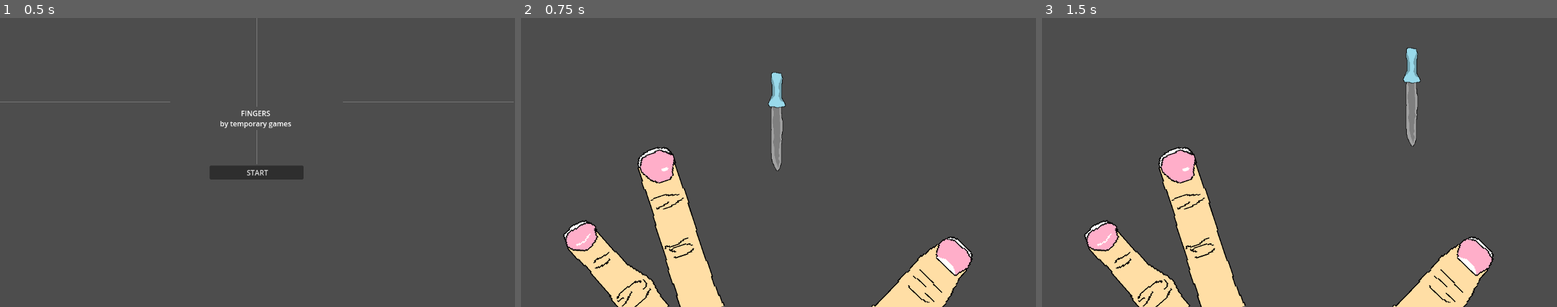
Above: before the commit, frames 1-3 (left to right).
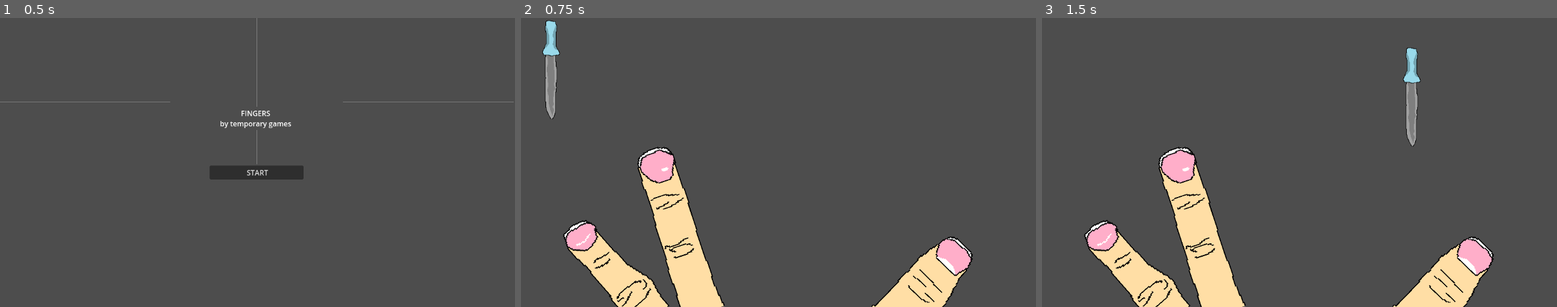
Above: after the commit, the same moments.

Repository: liamebre/fingers
Game: Godot game, scene res://scenes/main.tscn
The game is run twice, just before and just after one commit, with the same random seed, the same clock (stepped at 60 frames per second) and the same inputs.
Inputs (mouse positions are in pixels of both pictures, inside the frame that each line leads up to):
- Up to frame 1 (0.5 s): no input
- Up to frame 2 (0.75 s): click "START" at 0.5 s
- Up to frame 3 (1.5 s): tap Enter at 1.25 s; move the mouse to (1412, 148) at 1.27 s; click (1412, 148) at 1.35 s

Frame 1 is identical in both runs. In frame 2, 1.4% of the frame differs, in the area x 4-52%, y 0-54%; in frame 3, nothing differs.

Commit message:
update
fixing a bug with the start menu that causes fingers t disappear before the game starts but i didn't fix it yet. i think it has to do with pausing the scene tree but right now its pausing any soloution aswell

Diff:
--- a/scenes/main.tscn
+++ b/scenes/main.tscn
@@ -9,6 +9,7 @@
 script = ExtResource("1_o5qli")
 
 [node name="start" parent="." instance=ExtResource("2_jyhfs")]
+process_mode = 3
 
 [node name="fingers" parent="." instance=ExtResource("2_0wfyh")]
 visible = false
@@ -17,6 +18,6 @@
 
 [node name="knife" parent="." instance=ExtResource("3_sugp2")]
 visible = false
-position = Vector2(130, 254)
+position = Vector2(69, 231)
 
 [connection signal="startgame" from="start" to="." method="_on_start_startgame"]
--- a/scripts/finger.gd
+++ b/scripts/finger.gd
@@ -1,16 +1,16 @@
 extends Node2D
 
-func _on_pinkey_area_entered(area: Area2D) -> void:
+func _on_pinkey_area_entered(_area: Area2D) -> void:
 	$pinkey.hide()
 
-func _on_ring_area_entered(area: Area2D) -> void:
+func _on_ring_area_entered(_area: Area2D) -> void:
 	$ring.hide()
 
-func _on_middle_area_entered(area: Area2D) -> void:
+func _on_middle_area_entered(_area: Area2D) -> void:
 	$middle.hide()
 
-func _on_point_area_entered(area: Area2D) -> void:
+func _on_point_area_entered(_area: Area2D) -> void:
 	$point.hide()
 
-func _on_thumb_area_entered(area: Area2D) -> void:
+func _on_thumb_area_entered(_area: Area2D) -> void:
 	$thumb.hide()
--- a/scripts/main.gd
+++ b/scripts/main.gd
@@ -4,18 +4,24 @@
 func _ready():
 	$fingers.hide()
 	$knife.hide()
+	get_tree().paused = true
+
 
 func _setup():
+	get_tree().paused = false
 	$fingers.show()
 	$knife.show()
 	score = 0
 
+
 func _on_start_startgame() -> void:
+	$start.hide()
 	_setup()
-	$start.hide()
+
 
 func _process(_delta: float) -> void:
 	_getInput()
+
 
 func _getInput():
 	if Input.is_action_just_pressed("lMouse"):
--- a/scripts/start.gd
+++ b/scripts/start.gd
@@ -2,6 +2,5 @@
 
 signal startgame
 
-
 func _on_button_pressed() -> void:
 	startgame.emit()
